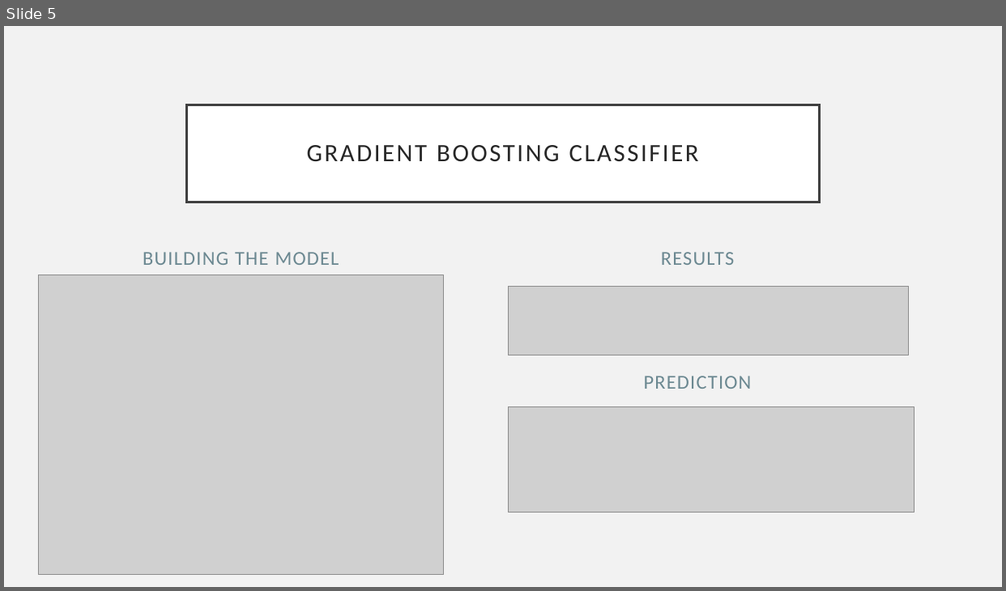
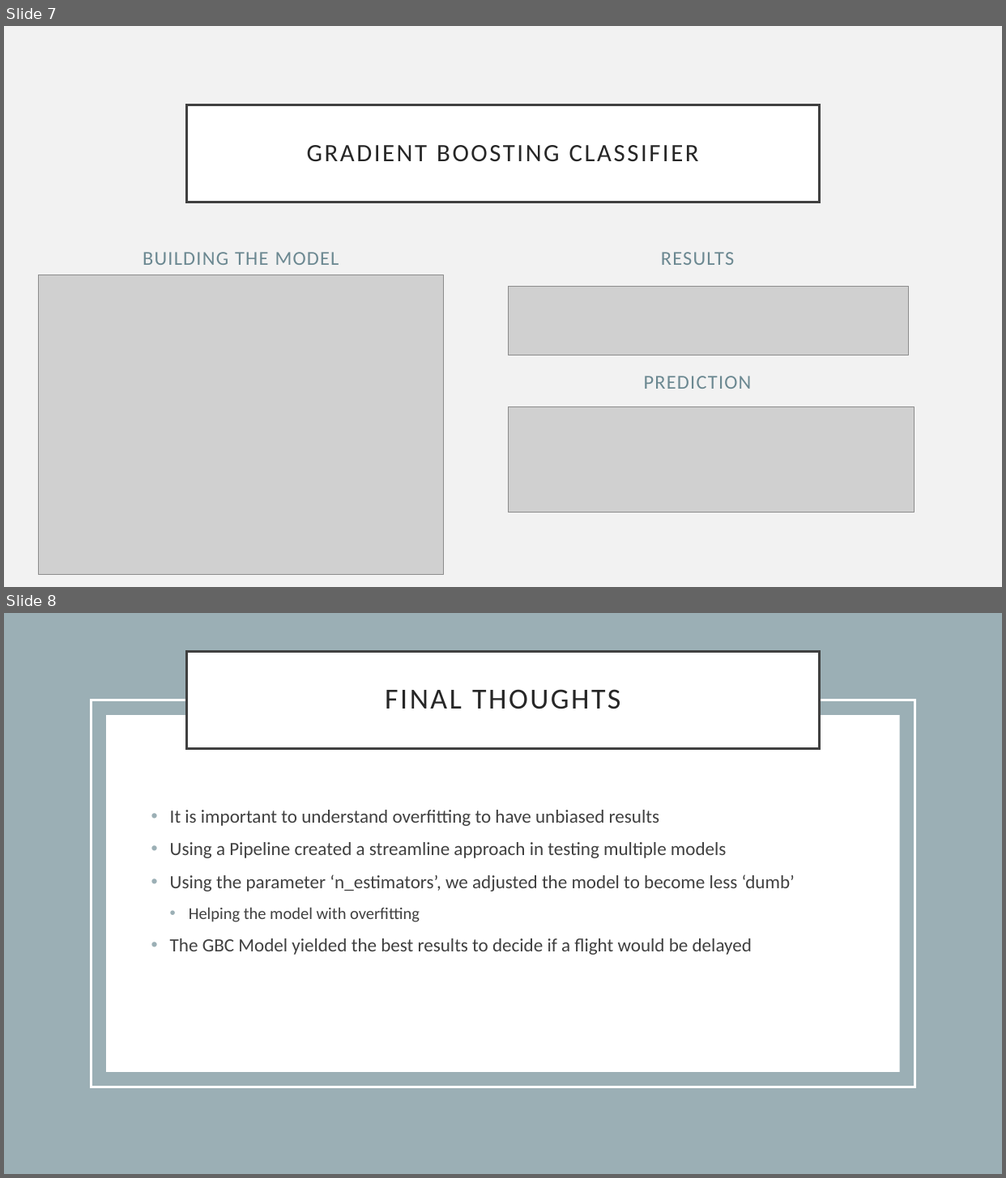
Before and after one commit to coolburton/Flight-delays, a slide deck: Flight Delays.pptx. Shown one above the other, each under a label of ours: slide 5 before the commit, slides 7 and 8 after it. The pictures are 1006x591 and 1006x1178 pixels, drawn with LibreOffice and Linux fonts; fonts in the diff are those of the drawing; grey boxes stand for pictures. Boxes give left, top, right and bottom in pixels: in the first picture for what was removed or moved away, otherwise in the second. Text is boxed around its words. In the diff, an @@ line names an element or a change of style, - is before the commit and + after.

```diff
--- a/Flight Delays.pptx
+++ b/Flight Delays.pptx
@@ slide 8 added at [4, 613, 1002, 1174], background #FFFFFF @@
@@ rectangle added at [4, 613, 1002, 1174], fill #9BAFB5 @@
@@ title added at [187, 651, 819, 748], fill #FFFFFF, outline #404040 2.5 pt, 28 pt, text #262626 @@
+FINAL THOUGHTS
@@ rectangle added at [91, 700, 915, 1088], outline #FFFFFF 2.5 pt @@
@@ rectangle added at [107, 715, 900, 1072], fill #FFFFFF @@
@@ text added at [170, 810, 795, 955], 18 pt, text #404040 @@
+• It is important to understand overfitting to have unbiased results
+• Using a Pipeline created a streamline approach in testing multiple models
+• Using the parameter ‘n_estimators’, we adjusted the model to become less ‘dumb’
+  • Helping the model with overfitting
+• The GBC Model yielded the best results to decide if a flight would be delayed
@@ what was slide 5 is now slide 7 @@
```
Also in this commit, not shown: 3 slides changed, 1 other slide added, 2 slides removed.
